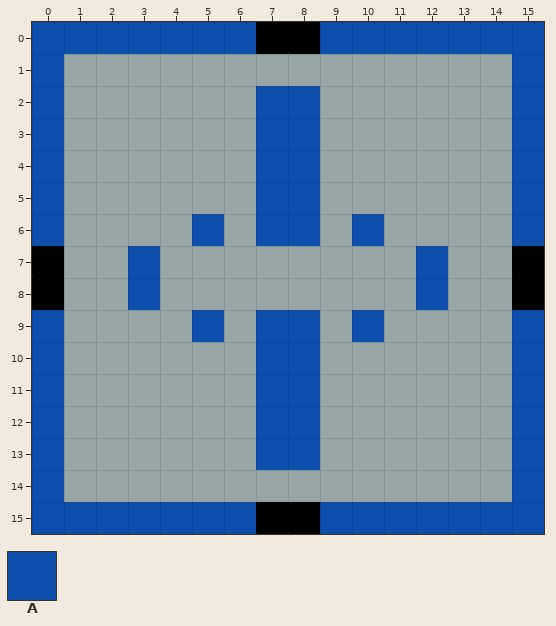
Two versions of a level (Tiled map, core/assets/smallmaps/smallmap2.tmx). The picture above is the old version.
Cells are 16x16 px. Shown: x 0..15, y 0..15.
Key: from "TiledSheet": A 0.
_ is an empty cell.
Layers that did not change in this view are not listed.
Layer "CollisionTiles" before, first column x 0:
 0 AAAAAAA__AAAAAAA
 1 A______________A
 2 A______AA______A
 3 A______AA______A
 4 A______AA______A
 5 A______AA______A
 6 A____A_AA_A____A
 7 ___A________A___
 8 ___A________A___
 9 A____A_AA_A____A
10 A______AA______A
11 A______AA______A
12 A______AA______A
13 A______AA______A
14 A______________A
15 AAAAAAA__AAAAAAA
The result:
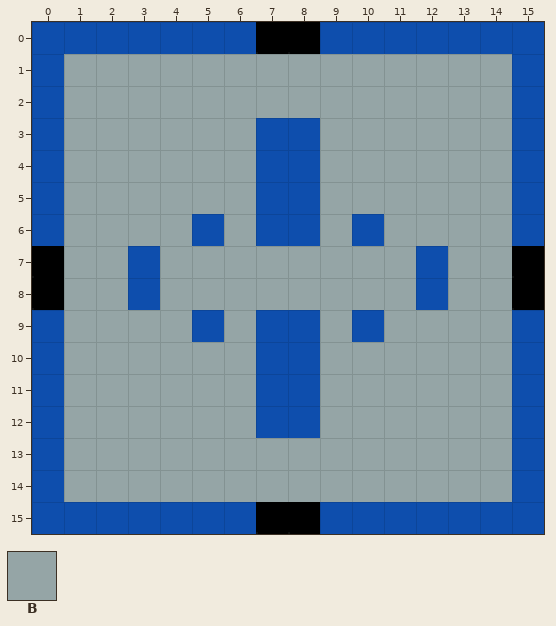
Further tiles: from "TiledSheet": B 1.
Change:
Changed rows in their new state; . is an unchanged cell.
Layer "CollisionTiles":
first column x 7:
 2 BB
first column x 7:
13 BB
Boxes around the changes in both pictures, in picture pixels (x1, y1, x2, y2):
changed: (256, 86, 320, 118)
changed: (256, 438, 320, 470)
